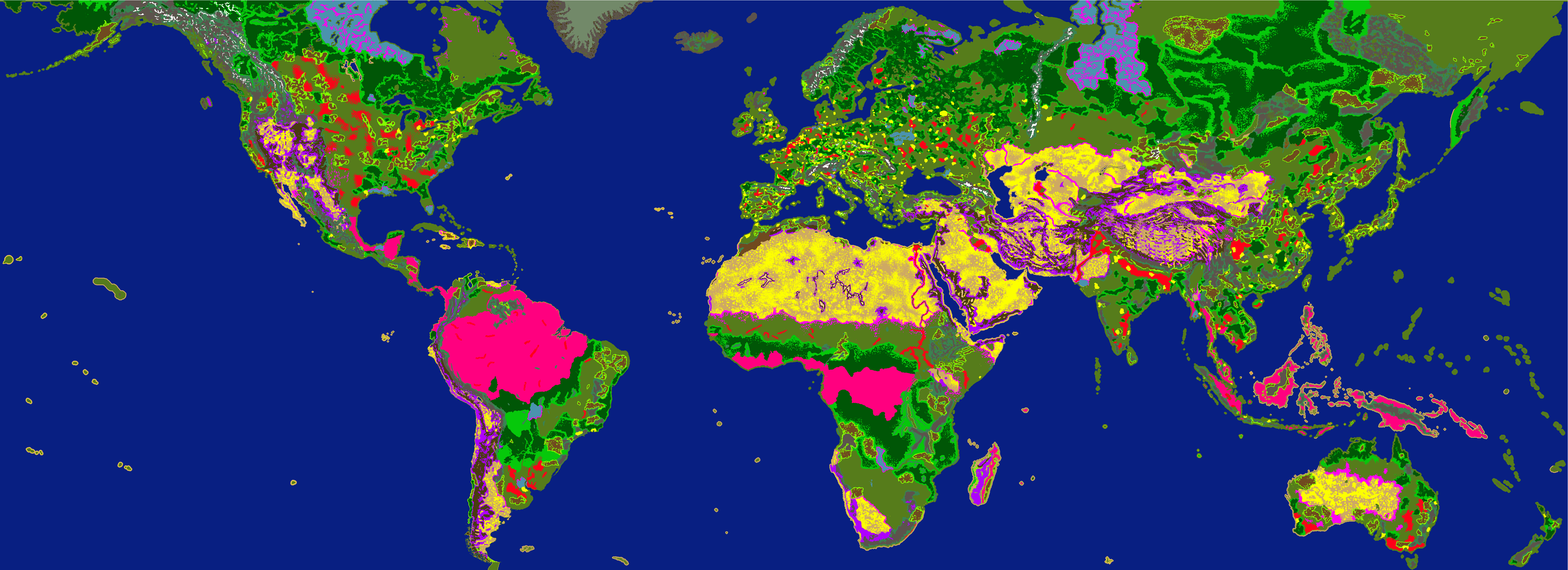
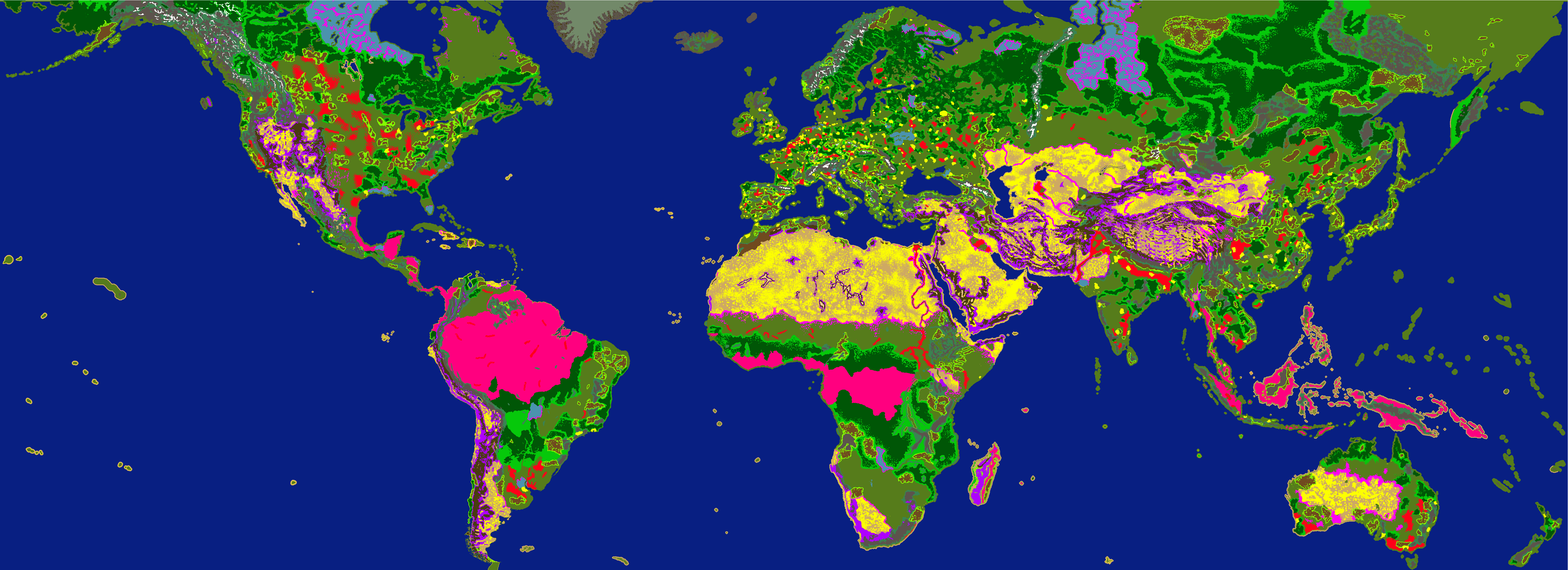
Layered file, before and after one edit (1568x570). Changes by layer:
painted on "terrain.bmp" over 1488, 287, 1512, 309
